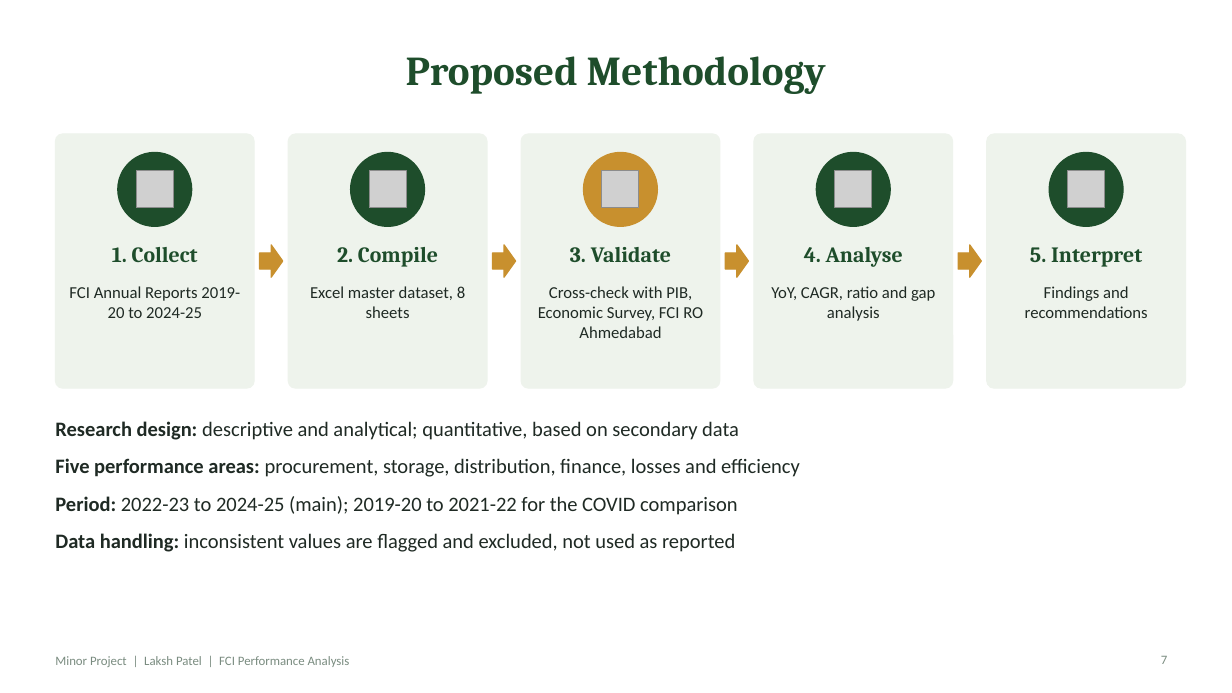
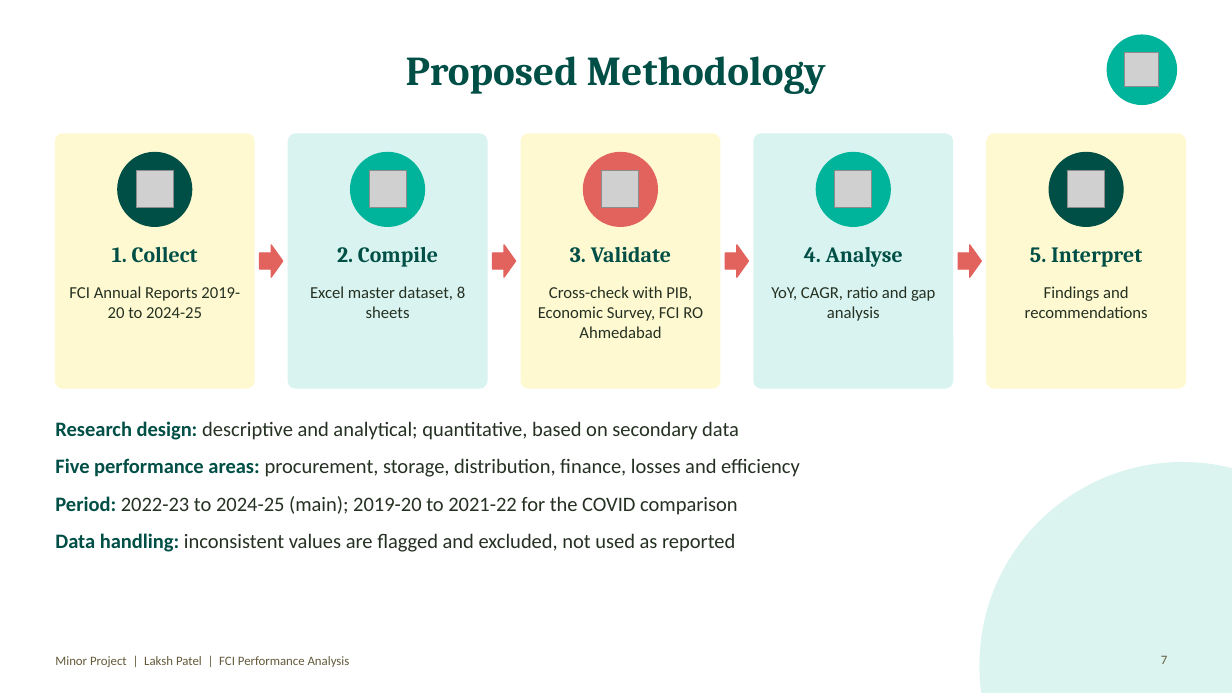
Before and after one commit to Luxp-byte/Claude, a slide deck: slide 7 of minor-project/FCI_Minor_Project_Presentation.pptx. Drawn at 1232x693 pixels with LibreOffice and Linux fonts; fonts in the diff are those of the drawing; grey boxes stand for pictures. Boxes give left, top, right and bottom in pixels: in the first picture for what was removed or moved away, otherwise in the second. Text is boxed around its words. In the diff, an @@ line names an element or a change of style, - is before the commit and + after.

```diff
--- a/minor-project/FCI_Minor_Project_Presentation.pptx
+++ b/minor-project/FCI_Minor_Project_Presentation.pptx
@@ ellipse added at [1107, 35, 1177, 104], fill #00B49B, outline #00B49B 1 pt @@
@@ picture added at [1125, 53, 1159, 87] @@
@@ fill #EEF3EC to #FFF9D1; outline #EEF3EC 1 pt to #FFF9D1 1 pt in 3 elements at [521, 134, 720, 388], [987, 134, 1186, 388], [55, 134, 254, 388] @@
@@ rounded rectangle at [288, 134, 487, 388]: fill #EEF3EC to #D9F4F0; outline #EEF3EC 1 pt to #D9F4F0 1 pt @@
@@ rounded rectangle at [754, 134, 953, 388]: fill #EEF3EC to #D9F4F0; outline #EEF3EC 1 pt to #D9F4F0 1 pt @@
@@ ellipse at [117, 152, 191, 226]: fill #1E4D2B to #004F46; outline #1E4D2B 1 pt to #004F46 1 pt @@
@@ ellipse at [350, 152, 424, 226]: fill #1E4D2B to #00B49B; outline #1E4D2B 1 pt to #00B49B 1 pt @@
@@ ellipse at [817, 152, 891, 226]: fill #1E4D2B to #00B49B; outline #1E4D2B 1 pt to #00B49B 1 pt @@
@@ ellipse at [1050, 152, 1124, 226]: fill #1E4D2B to #004F46; outline #1E4D2B 1 pt to #004F46 1 pt @@
@@ fill #C8902E to #E2625E; outline #C8902E 1 pt to #E2625E 1 pt in 5 elements at [260, 245, 283, 277], [493, 245, 516, 277], [584, 152, 658, 226], [726, 245, 749, 277], [958, 245, 982, 277] @@
@@ text colour #1E4D2B to #004F46 in 6 elements at [406, 56, 826, 94], [112, 247, 198, 263], [337, 247, 438, 267], [570, 247, 671, 262], [804, 247, 903, 267], [1030, 247, 1142, 267] @@
@@ text colour #1F2A24 to #253122 in 5 elements at [69, 286, 240, 318], [310, 286, 465, 318], [538, 286, 703, 338], [771, 286, 935, 321], [1025, 286, 1148, 318] @@
@@ text "Research design: descriptive and analytical; ..." at [55, 421, 800, 552]: text colour #1F2A24 to #004F46 in "Research design:", "Five performance areas:", "Period:", "Data handling:"; text colour #1F2A24 to #253122 in "descriptive and analytical; quantitative, based on secondary ...", "procurement, storage, distribution, finance, losses and effi ...", "2022-23 to 2024-25 (main); 2019-20 to 2021-22 ...", "inconsistent values are flagged and excluded, not ..." @@
@@ ellipse added at [980, 462, 1232, 693], fill #00B49B at 14% opacity @@
@@ text "Minor Project | Laksh Patel ..." at [55, 656, 350, 667]: text colour #7A8C80 to #635A3A @@
@@ page number at [1161, 655, 1167, 664]: text colour #7A8C80 to #635A3A @@
```
Also in this commit, not shown: 12 other slides changed.
